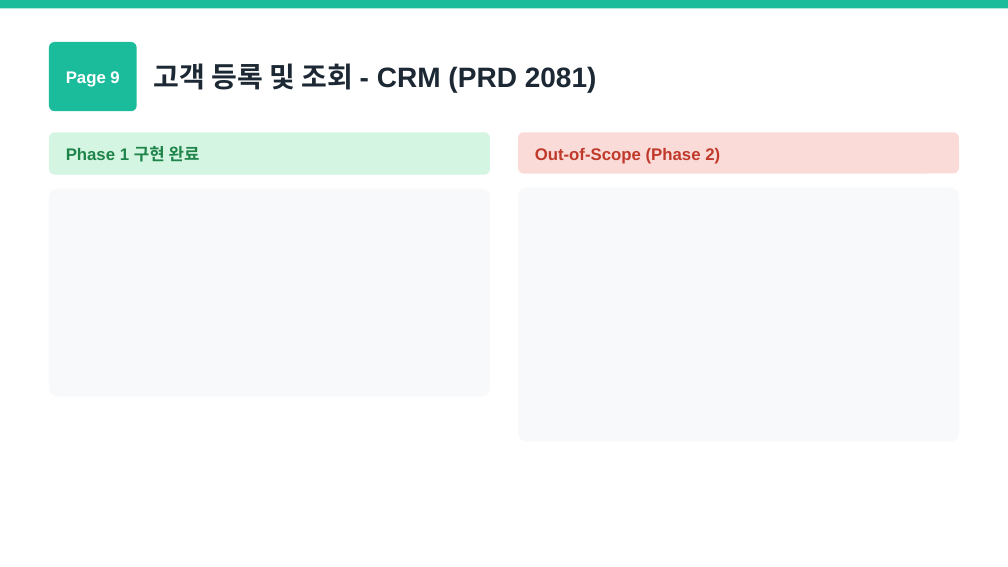
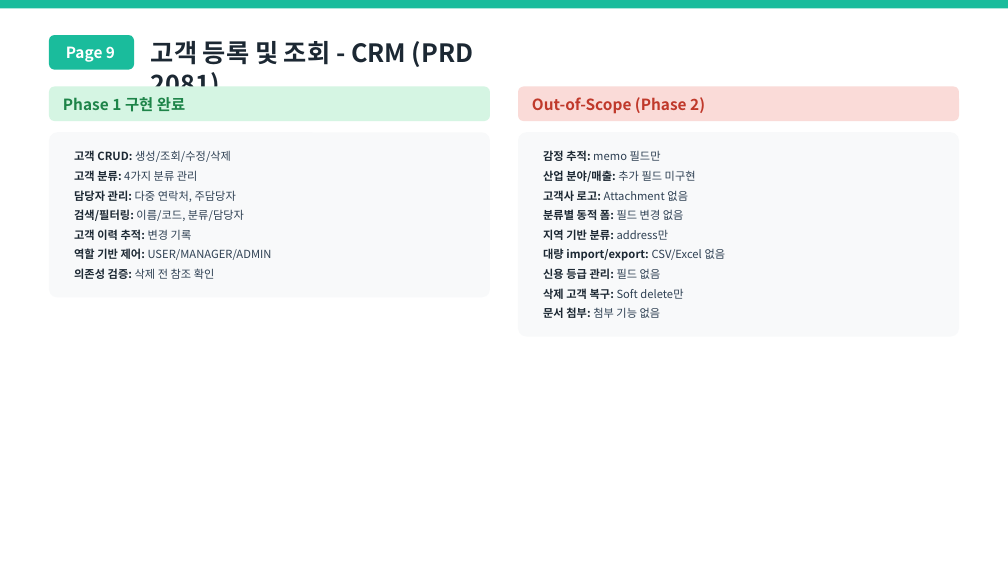
Before and after one commit to MoonjaeChoi/sunjin-erp, a slide deck: slide 11 of workspace/ppt/선진인포텍_ERP_Out-of-Scope_정리.pptx. Drawn at 1008x567 pixels with LibreOffice and Linux fonts; fonts in the diff are those of the drawing. Boxes give left, top, right and bottom in pixels: in the first picture for what was removed or moved away, otherwise in the second. Text is boxed around its words. In the diff, an @@ line names an element or a change of style, - is before the commit and + after.

```diff
--- a/workspace/ppt/선진인포텍_ERP_Out-of-Scope_정리.pptx
+++ b/workspace/ppt/선진인포텍_ERP_Out-of-Scope_정리.pptx
@@ rounded rectangle resized from (x1=49, y1=42, x2=137, y2=112) to (x1=49, y1=35, x2=134, y2=70) @@
@@ text "Page 9" moved from (x1=66, y1=71, x2=119, y2=87) to (x1=66, y1=46, x2=115, y2=62) @@
@@ text "Page 9" at (x1=66, y1=46, x2=115, y2=62): size 12 to 11 pt, font Arial to Noto Sans CJK KR; less space between paragraphs @@
@@ text "고객 등록 및 조회 - ..." moved from (x1=154, y1=63, x2=597, y2=93) to (x1=151, y1=41, x2=474, y2=67) @@
@@ text "고객 등록 및 조회 - ..." at (x1=151, y1=41, x2=474, y2=67): size 20 to 18 pt, font Arial to Noto Sans CJK KR @@
@@ rounded rectangle resized from (x1=49, y1=132, x2=491, y2=174) to (x1=49, y1=87, x2=491, y2=121) @@
@@ rounded rectangle resized from (x1=518, y1=132, x2=960, y2=173) to (x1=518, y1=87, x2=960, y2=121) @@
@@ text "Phase 1 구현 완료" moved from (x1=66, y1=146, x2=200, y2=162) to (x1=63, y1=97, x2=185, y2=112) @@
@@ text "Phase 1 구현 완료" at (x1=63, y1=97, x2=185, y2=112): size 12 to 11 pt, font Arial to Noto Sans CJK KR @@
@@ text "Out-of-Scope (Phase 2)" at (x1=532, y1=97, x2=705, y2=114): size 12 to 11 pt, font Arial to Noto Sans CJK KR @@
@@ text "Out-of-Scope (Phase 2)" moved from (x1=535, y1=148, x2=720, y2=164) to (x1=532, y1=97, x2=705, y2=114) @@
@@ rounded rectangle resized from (x1=49, y1=188, x2=491, y2=396) to (x1=49, y1=132, x2=491, y2=297) @@
@@ proportions changed in 5 elements at (x1=49, y1=87, x2=491, y2=121), (x1=49, y1=35, x2=134, y2=70), (x1=49, y1=132, x2=491, y2=297), (x1=518, y1=87, x2=960, y2=121), (x1=518, y1=132, x2=960, y2=337) @@
@@ rounded rectangle resized from (x1=518, y1=187, x2=960, y2=442) to (x1=518, y1=132, x2=960, y2=337) @@
@@ text added at (x1=74, y1=150, x2=272, y2=279), 8 pt, text #2E4053 @@
+• 고객 CRUD: 생성/조회/수정/삭제
+• 고객 분류: 4가지 분류 관리
+• 담당자 관리: 다중 연락처, 주담당자
+• 검색/필터링: 이름/코드, 분류/담당자
+• 고객 이력 추적: 변경 기록
+• 역할 기반 제어: USER/MANAGER/ADMIN
+• 의존성 검증: 삭제 전 참조 확인
@@ text added at (x1=543, y1=150, x2=726, y2=318), 8 pt, text #2E4053 @@
+• 감정 추적: memo 필드만
+• 산업 분야/매출: 추가 필드 미구현
+• 고객사 로고: Attachment 없음
+• 분류별 동적 폼: 필드 변경 없음
+• 지역 기반 분류: address만
+• 대량 import/export: CSV/Excel 없음
+• 신용 등급 관리: 필드 없음
+• 삭제 고객 복구: Soft delete만
+• 문서 첨부: 첨부 기능 없음
```
Also in this commit, not shown: 15 other slides changed, 16 other files.
